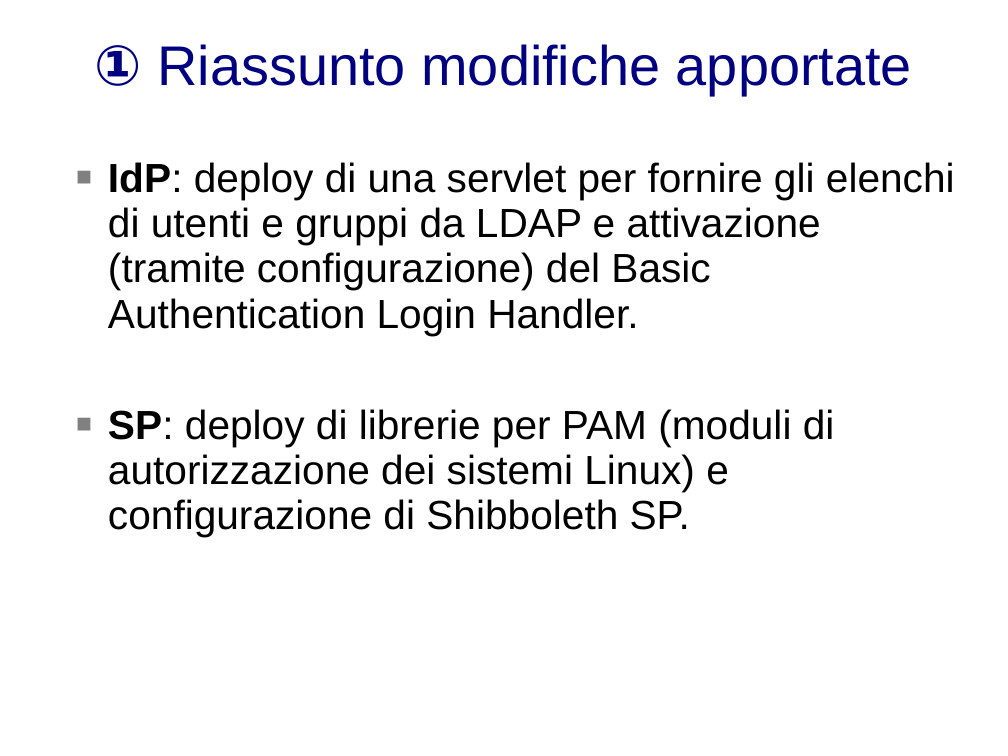
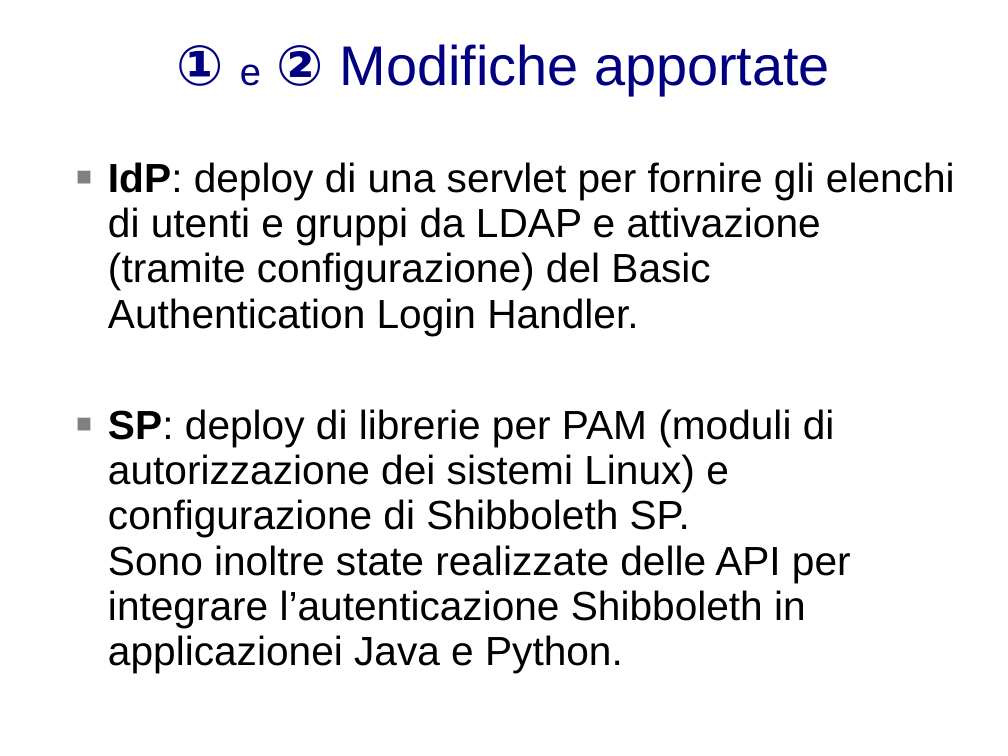
Before and after one commit to biancini/Shibboleth-Authentication, a slide deck: slide 7 of documentation/ShibbolethExtensions.pptx (slide 6 before the commit). Drawn at 1008x756 pixels with LibreOffice and Linux fonts; fonts in the diff are those of the drawing; background and template pictures are left out. Boxes give left, top, right and bottom in pixels: in the first picture for what was removed or moved away, otherwise in the second. Text is boxed around its words. In the diff, an @@ line names an element or a change of style, - is before the commit and + after.

```diff
--- a/documentation/ShibbolethExtensions.pptx
+++ b/documentation/ShibbolethExtensions.pptx
@@ text at bbox=[177, 44, 830, 94]: text changed @@
-① Riassunto modifiche apportate
+① e ② Modifiche apportate
@@ text at bbox=[108, 409, 851, 673]: text changed @@
-  ■ SP: deploy di librerie per PAM (moduli di autorizzazione dei sistemi Linux) e configurazione di Shibboleth SP.
+  ■ SP: deploy di librerie per PAM (moduli di autorizzazione dei sistemi Linux) e configurazione di Shibboleth SP.
+    Sono inoltre state realizzate delle API per integrare l’autenticazione Shibboleth in applicazionei Java e Python.
```
Also in this commit, not shown: 8 other slides changed, 2 slides added.
